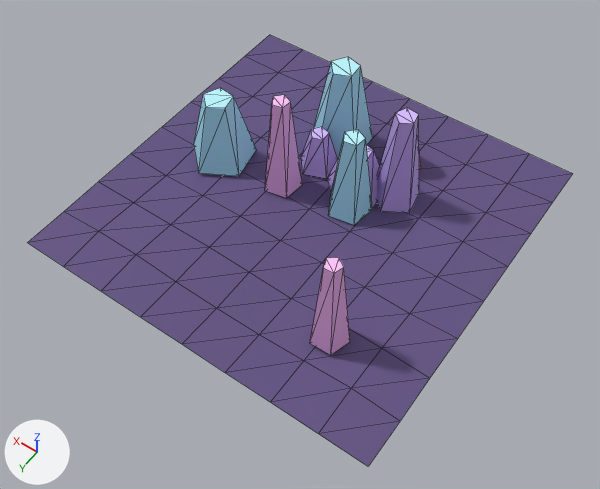
An edit to the glTF model vtt-react/public/assets/models/terrain/crystal_v2_lowpoly.glb, drawn before and after from the same camera.
Before and after are seen from a camera (50 mm lens) standing at (-0.788, 1.143, 1.621) and looking at (-0.09, 0.167, 0.086). The axes (+X, +Y, +Z) are drawn at lower left. The lights are the same throughout. The first picture is the older version. Mesh edges are drawn as thin lines. Vertices at exactly the same position are counted once.

Before the edit, the objects in view are built like this:
```python
me_crystal_v2tile = bpy.data.meshes.new('Crystal_v2Tile')
me_crystal_v2tile.from_pydata(...)  # 171 vertices, 272 faces; spans x -0.5..0.5, y -0.5..0.5, z -0.011..0.287
me_crystal_v2tile.materials.append(mat_specialtilematerial)
ob_crystal_v2tile = bpy.data.objects.new('Crystal_v2Tile', me_crystal_v2tile)
ob_crystal_v2tile.location = (0.0, 0.0, 0.0)
```
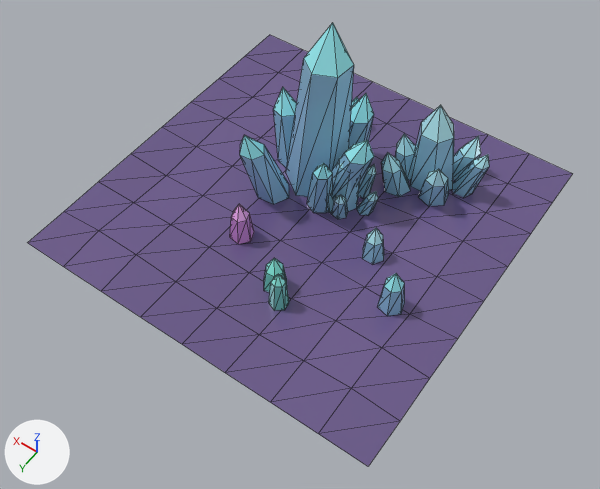
Scene script edits in JSON lines:
```json
{"op": "add", "block": "mat_crystal_v2mat", "code": ["mat_crystal_v2mat = bpy.data.materials.new('crystal_v2Mat')", "mat_crystal_v2mat.use_nodes = True; mat_crystal_v2mat.node_tree.nodes.clear()", "_N = mat_crystal_v2mat.node_tree.nodes; _L = mat_crystal_v2mat.node_tree.links", "n0 = _N.new('ShaderNodeBsdfPrincipled'); n0.name = 'Principled BSDF'", "n0.inputs[1].default_value = 0.05  # 'Metallic'", "n0.inputs[2].default_value = 0.16  # 'Roughness'", "n1 = _N.new('ShaderNodeOutputMaterial'); n1.name = 'Material Output'", "n2 = _N.new('ShaderNodeVertexColor'); n2.name = 'Color Attribute'", "_L.new(n0.outputs[0], n1.inputs[0])  # 'BSDF' to 'Surface'", "_L.new(n2.outputs[0], n0.inputs[0])  # 'Color' to 'Base Color'"]}
{"block": "me_crystal_v2tile", "where": "# used by ob_crystal_v2tile; location = (0.0, 0.0, 0.0)"}
{"op": "remove", "block": "me_crystal_v2tile", "code": "me_crystal_v2tile.from_pydata(...)  # 171 vertices, 272 faces; spans x -0.5..0.5, y -0.5..0.5, z -0.011..0.287"}
{"op": "add", "block": "me_crystal_v2tile", "code": "me_crystal_v2tile.from_pydata(...)  # 432 vertices, 722 faces; spans x -0.5..0.5, y -0.5..0.5, z -0.013..0.479"}
{"block": "me_crystal_v2tile", "change": "me_crystal_v2tile part 1: the loose piece of 10 vertices spanning x -0.134..-0.019, y -0.124..-0.008, z -0.005..0.244 is rebuilt with 13 vertices and now spans x -0.102..-0.009, y -0.112..-0.034, z -0.011..0.2, in mat_crystal_v2mat"}
{"block": "me_crystal_v2tile", "change": "me_crystal_v2tile part 2: the loose piece of 10 vertices spanning x 0.208..0.38, y -0.092..0.077, z 0.007..0.206 is deleted"}
{"block": "me_crystal_v2tile", "change": "me_crystal_v2tile part 3: the loose piece of 10 vertices spanning x -0.31..-0.22, y 0.25..0.337, z 0.014..0.286 is deleted"}
{"block": "me_crystal_v2tile", "change": "me_crystal_v2tile part 4: 44 vertices moved from x -0.375..0.375, y -0.375..0.375, z -0.011..0.263 to x -0.375..0.375, y -0.375..0.375, z -0.013..0.186; 39 vertices removed from x -0.221..0.156, y -0.254..0.022, z -0.003..0.287; 317 vertices added at x -0.36..0.193, y -0.39..0.301, z -0.012..0.479"}
{"block": "me_crystal_v2tile", "change": "me_crystal_v2tile part 5: 141 kept faces spanning x -0.5..0.5, y -0.5..0.5, z -0.013..0.186 get new vertex colours; the middle colour goes from purple #625282 to purple #6c5a8c"}
{"block": "me_crystal_v2tile", "change": "me_crystal_v2tile part 6: 141 faces spanning x -0.5..0.5, y -0.5..0.5, z -0.013..0.186 switch from mat_specialtilematerial to mat_crystal_v2mat"}
{"block": "me_crystal_v2tile", "change": "other edits to the shape of me_crystal_v2tile do not show in these pictures"}
```

Pixel boxes (x1, y1, x2, y2) of what changed, in the pictures (600 x 489 px):
```json
{"object": "Crystal_v2Tile", "change": "reshaped", "before": [28, 35, 572, 467], "after": [28, 23, 572, 467]}
{"part": 1, "of": "me_crystal_v2tile", "change": "rebuilt", "before": [328, 130, 373, 225], "after": [332, 158, 360, 211]}
{"part": 2, "of": "me_crystal_v2tile", "change": "deleted", "before": [194, 88, 257, 176]}
{"part": 3, "of": "me_crystal_v2tile", "change": "deleted", "before": [310, 258, 350, 355], "on screen": "purple"}
{"part": 4, "of": "me_crystal_v2tile", "change": "built on", "before": [265, 57, 419, 213], "after": [230, 23, 489, 316]}
{"part": 5, "of": "me_crystal_v2tile", "change": "recoloured", "before": [189, 51, 514, 378], "after": [189, 51, 514, 378]}
{"part": 6, "of": "me_crystal_v2tile", "change": "recoloured", "before": [189, 51, 514, 378], "after": [189, 51, 514, 378]}
```
